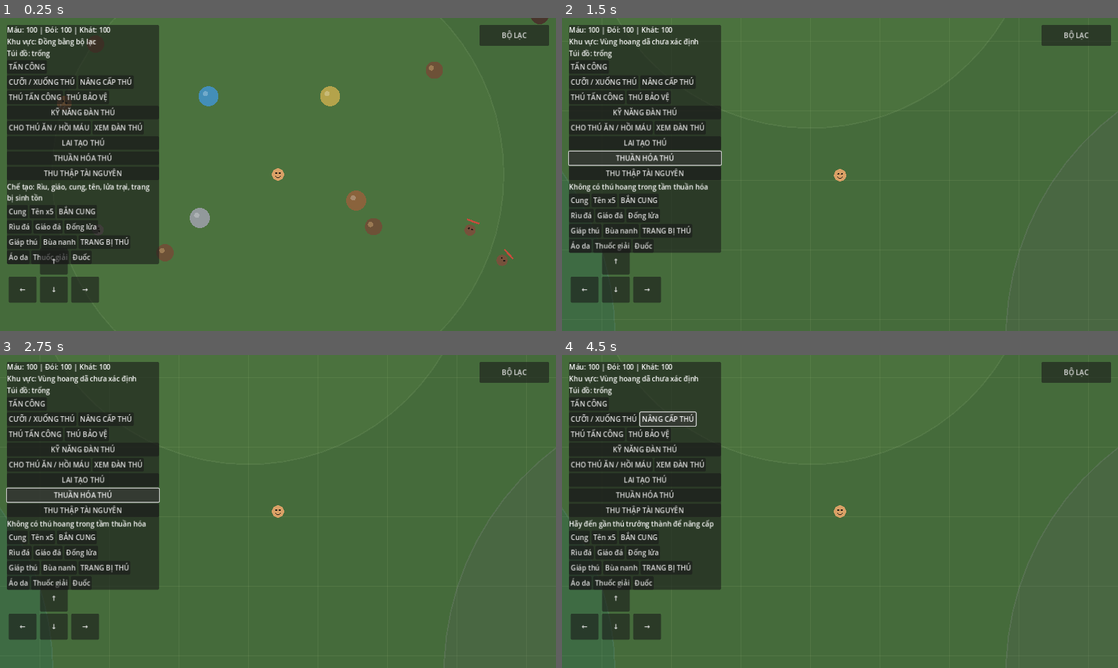
Above: before the commit, frames 1-4 (two rows, left to right).
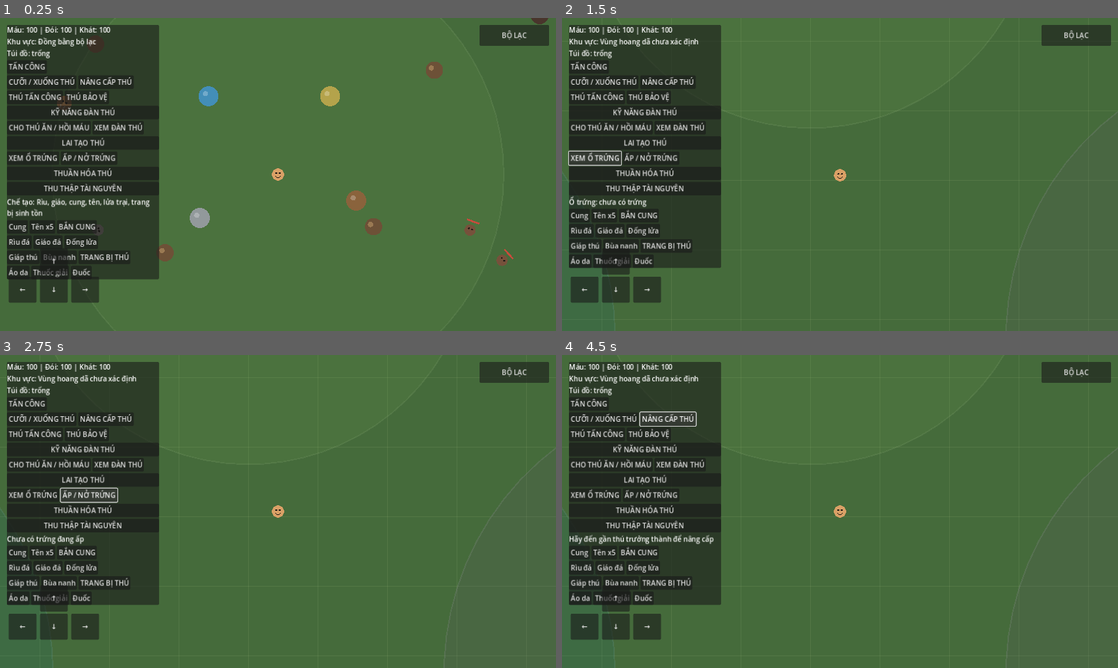
Above: after the commit, the same moments.

Repository: khanhhkt8-hub/Bo-Lac-Tien-Su.
Game: Godot game, scene res://Scenes/Main.tscn
The game is run twice, just before and just after one commit, with the same random seed, the same clock (stepped at 60 frames per second) and the same inputs.
Inputs (mouse positions are in pixels of both pictures, inside the frame that each line leads up to):
- Up to frame 1 (0.25 s): no input
- Up to frame 2 (1.5 s): click (595, 202) at 0.5 s, where only the run after the commit has a clickable "XEM Ổ TRỨNG"; click (595, 158) at 1.25 s, where only the run after the commit has a clickable "XEM Ổ TRỨNG"
- Up to frame 3 (2.75 s): click (88, 495) at 2 s, where only the run after the commit has a clickable "ẤP / NỞ TRỨNG"
- Up to frame 4 (4.5 s): click "TẤN CÔNG" at 2.75 s; click "CƯỠI / XUỐNG THÚ" at 3.5 s; click "NÂNG CẤP THÚ" at 4.25 s

The runs differ from the first frame. In frame 1, 3.4% of the frame differs, in the area x 1-29%, y 42-84%; in frame 2, 3.3%; in frame 3, 3.3%; in frame 4, 3.4%.

Commit message:
Add egg status and hatch controls

Diff:
--- a/Scripts/UI/SurvivalHUD.gd
+++ b/Scripts/UI/SurvivalHUD.gd
@@ -74,6 +74,16 @@
 	breed_button.text = "LAI TẠO THÚ"
 	breed_button.pressed.connect(_on_breed_companions_pressed)
 	column.add_child(breed_button)
+	var egg_row := HBoxContainer.new()
+	column.add_child(egg_row)
+	var egg_status_button := Button.new()
+	egg_status_button.text = "XEM Ổ TRỨNG"
+	egg_status_button.pressed.connect(_on_egg_status_pressed)
+	egg_row.add_child(egg_status_button)
+	var hatch_button := Button.new()
+	hatch_button.text = "ẤP / NỞ TRỨNG"
+	hatch_button.pressed.connect(_on_hatch_egg_pressed)
+	egg_row.add_child(hatch_button)
 	var tame_button := Button.new()
 	tame_button.text = "THUẦN HÓA THÚ"
 	tame_button.pressed.connect(_on_tame_pressed)
@@ -293,3 +303,13 @@
 func _on_equip_companion_gear_pressed() -> void:
 	if _player != null and _player.has_method("equip_nearby_companion_gear"):
 		_craft_status.text = _player.equip_nearby_companion_gear()
+
+
+func _on_egg_status_pressed() -> void:
+	if _player != null and _player.has_method("get_egg_summary"):
+		_craft_status.text = _player.get_egg_summary()
+
+
+func _on_hatch_egg_pressed() -> void:
+	if _player != null and _player.has_method("hatch_ready_egg"):
+		_craft_status.text = _player.hatch_ready_egg()
